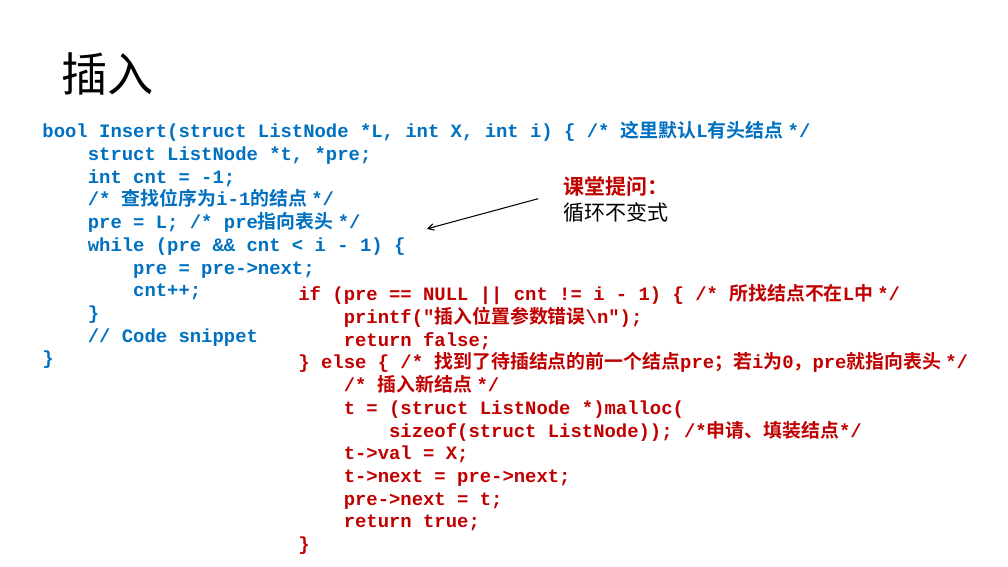
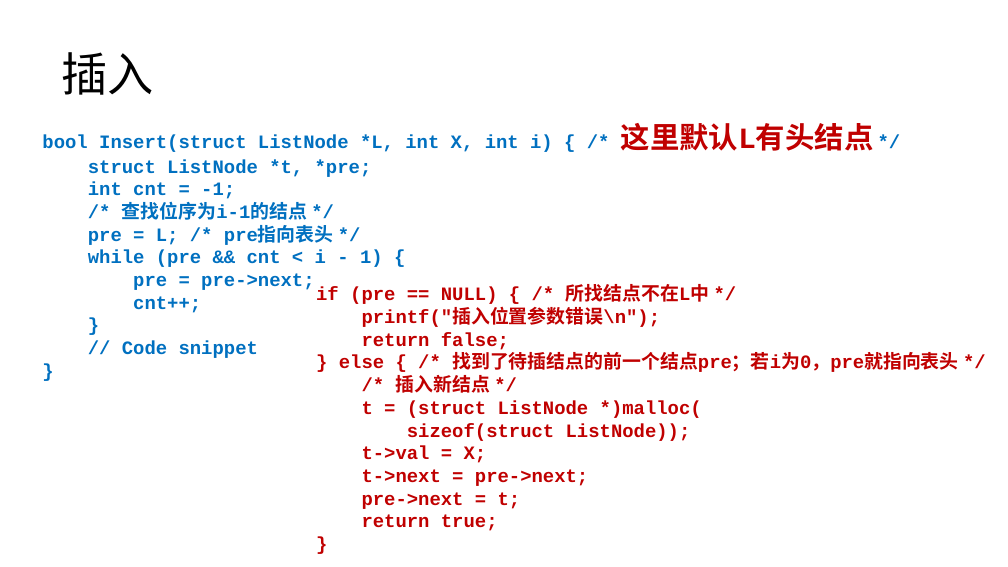
Before and after one commit to lezhang-thu/data-structure, a slide deck: slide 9 of linear-list/2022秋季-数据结构-第3章-线性结构a.pptx. Drawn at 1008x567 pixels with LibreOffice and Linux fonts; fonts in the diff are those of the drawing. Boxes give left, top, right and bottom in pixels: in the first picture for what was removed or moved away, otherwise in the second. Text is boxed around its words. In the diff, an @@ line names an element or a change of style, - is before the commit and + after.

```diff
--- a/linear-list/2022秋季-数据结构-第3章-线性结构a.pptx
+++ b/linear-list/2022秋季-数据结构-第3章-线性结构a.pptx
@@ text at (42,123,874,152): size 18 to 28 pt, text colour #0070C0 to #C00000 in "这里默认L有头结点" @@
@@ text removed at (564,176,669,222) @@
-课堂提问：
-循环不变式
@@ arrow removed from (538, 199) to (427, 229) @@
@@ text "if (pre == NULL) { ...": place and size @@
-text "if (pre == NULL) { ..." at (298,284,942,531)
+text "if (pre == NULL) { ..." at (316,284,959,531)
@@ text at (316,284,710,304): text changed @@
-if (pre == NULL || cnt != i - 1) { /* 所找结点不在L中 */
+if (pre == NULL) { /* 所找结点不在L中 */
@@ text at (407,423,691,441): text changed @@
-sizeof(struct ListNode)); /*申请、填装结点*/
+sizeof(struct ListNode));
```
Also in this commit, not shown: 9 other slides changed, 1 slide removed, 5 other files.
